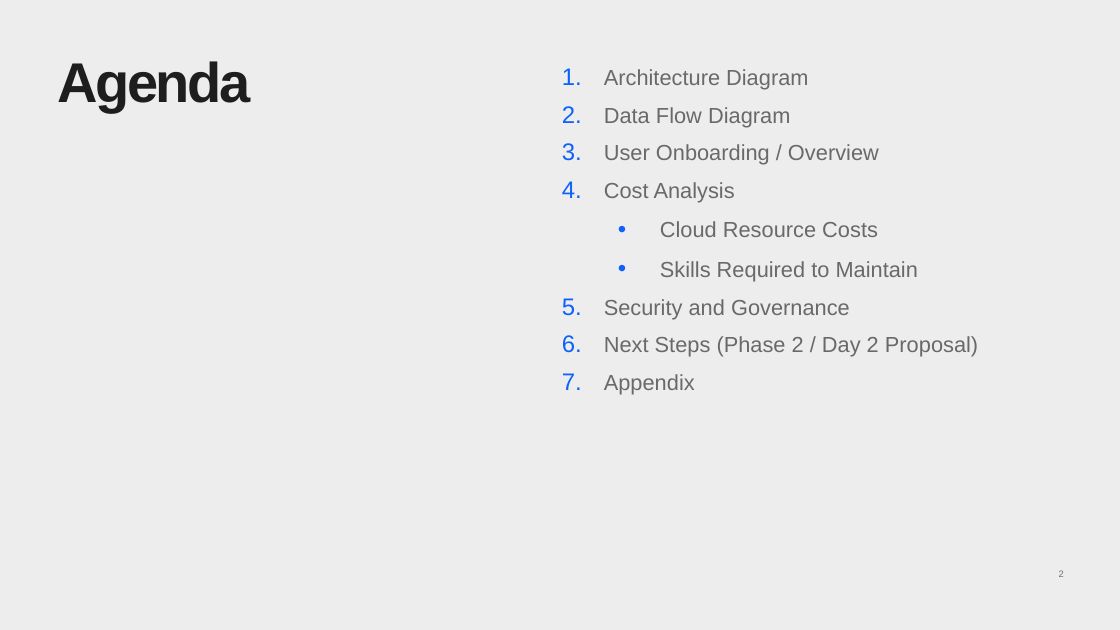
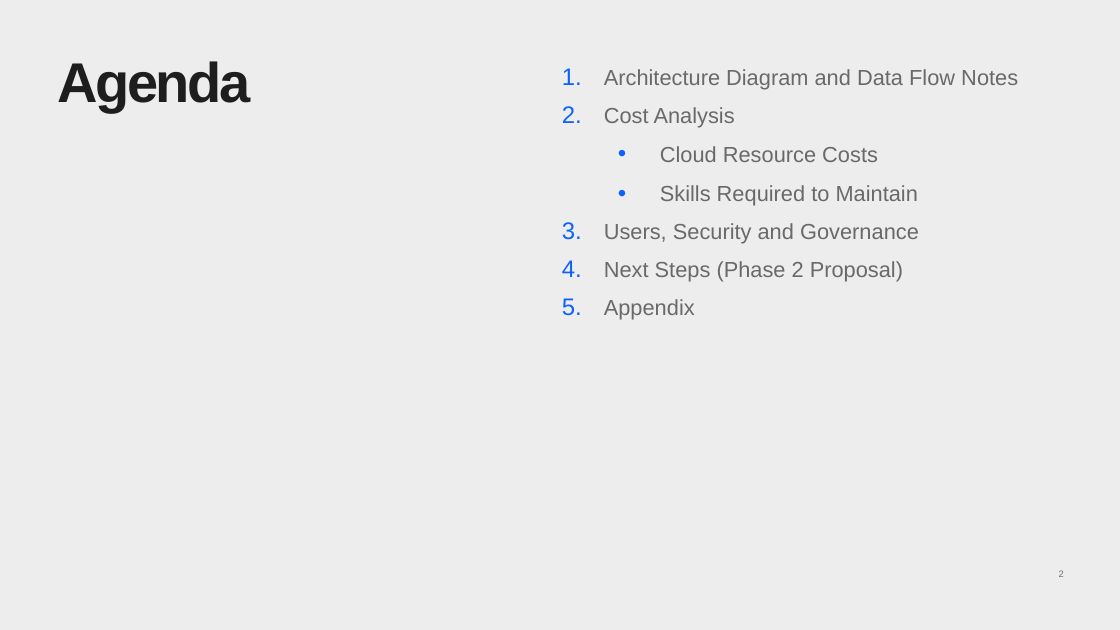
Before and after one commit to michalsicak/cloudDEacad-capstone-uk, a slide deck: slide 2 of Coranavirus Capstone Project.pptx. Drawn at 1120x630 pixels with LibreOffice and Linux fonts; fonts in the diff are those of the drawing. Boxes give left, top, right and bottom in pixels: in the first picture for what was removed or moved away, otherwise in the second. Text is boxed around its words. In the diff, an @@ line names an element or a change of style, - is before the commit and + after.

```diff
--- a/Coranavirus Capstone Project.pptx
+++ b/Coranavirus Capstone Project.pptx
@@ text at [604, 69, 1018, 90]: text changed @@
-1. Architecture Diagram
-2. Data Flow Diagram
-3. User Onboarding / Overview
+1. Architecture Diagram and Data Flow Notes
@@ text at [604, 223, 919, 281]: text changed @@
-5. Security and Governance
-6. Next Steps (Phase 2 / Day 2 Proposal)
+3. Users, Security and Governance
+4. Next Steps (Phase 2 Proposal)
```
Also in this commit, not shown: 6 other slides changed, 4 slides added, 3 slides removed.
